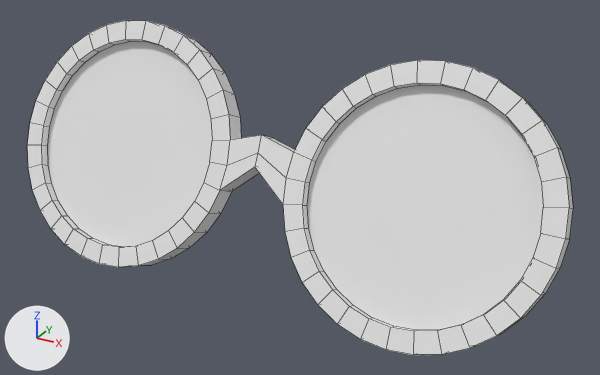
Renders of the FBX model Assets/Dinos Modelos/Modelos/gafas.fbx from each side of a commit.
Before and after are seen from a 50 mm lens placed at (0.00477, -0.02366, 0.00511), pointed at (0.00068, -0.01621, 0.00138). Lighting does not change. The marker at lower left points along +X, +Y and +Z. The older version comes first. Mesh edges are drawn as thin lines. Where no turn or scale is listed for an object, it has been applied to the vertices.
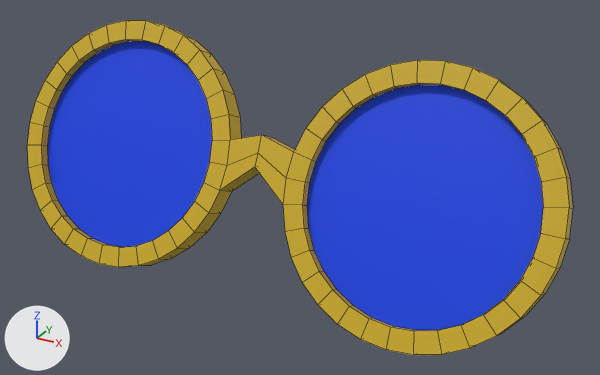
The newer file is also turned or shifted as a whole; pictures and numbers use the older file's frame.

Diff of the bpy script that builds the scene:
```diff
--- a/Assets/Dinos Modelos/Modelos/gafas.fbx.py
+++ b/Assets/Dinos Modelos/Modelos/gafas.fbx.py
@@ mat_material_001 @@
 mat_material_001 = principled_material('Material.001')
-mat_material_001.base_color = (0.8, 0.8, 0.8)  # white #e7e7e7
+mat_material_001.base_color = (0.615, 0.414, 0.0151)  # yellow #ceac21
 mat_material_001.roughness = 0.4
@@ mat_material_002 @@
 mat_material_002 = principled_material('Material.002')
-mat_material_002.base_color = (0.8, 0.8, 0.8)  # white #e7e7e7
+mat_material_002.base_color = (0.0, 0.0514, 0.801)  # blue #0040e7
 mat_material_002.roughness = 0.4
```

Location of each change, [x1, y1, x2, y2] in pixels of the pictures (600 x 375 px):
'Cylinder.001', recoloured (darker)
    both: [27, 20, 573, 355]
